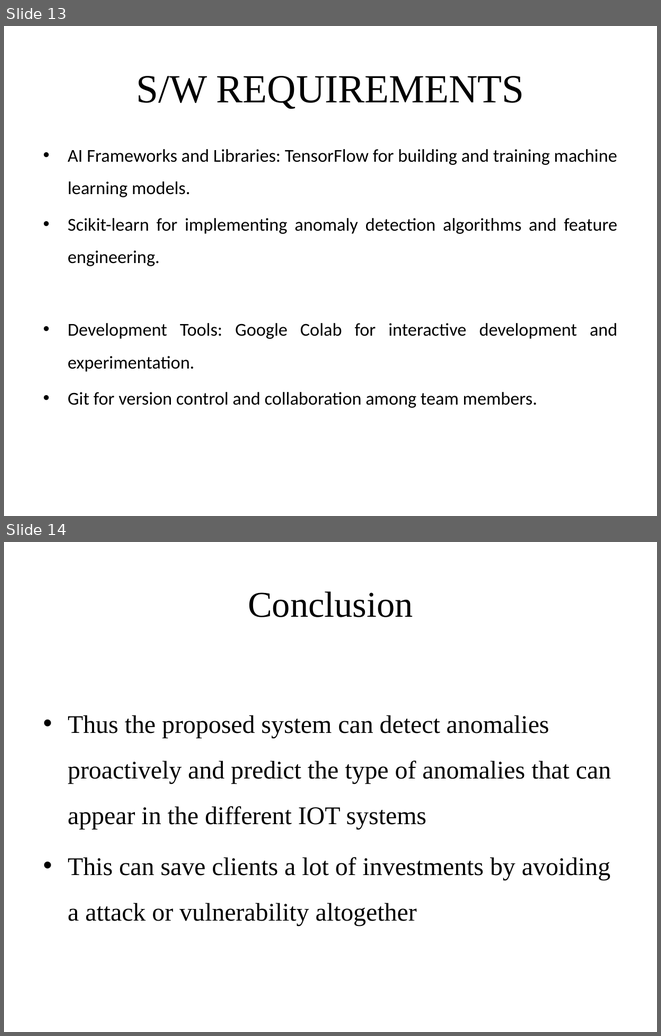
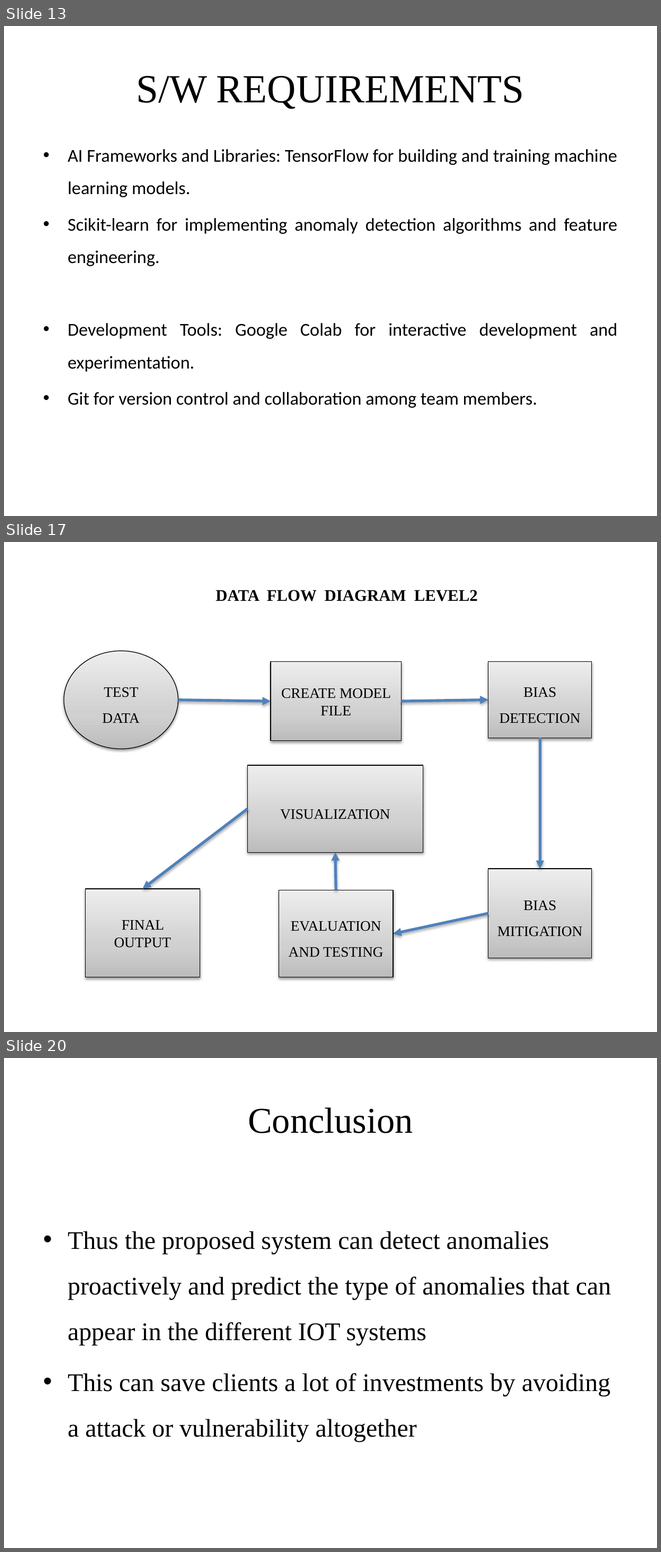
Before and after one commit to Renegadez518/IotSecurityProj, a slide deck: IOTProjreview ppt.pptx. Shown one above the other, each under a label of ours: slides 13 and 14 before the commit, slides 13, 17 and 20 after it; the slides between them are not shown. The pictures are 661x1036 and 661x1552 pixels, drawn with LibreOffice and Linux fonts; fonts in the diff are those of the drawing. Boxes give left, top, right and bottom in pixels: in the first picture for what was removed or moved away, otherwise in the second. Text is boxed around its words. In the diff, an @@ line names an element or a change of style, - is before the commit and + after.

```diff
--- a/IOTProjreview ppt.pptx
+++ b/IOTProjreview ppt.pptx
@@ slide 17 added at (4,542,657,1032), background #FFFFFF @@
@@ text added at (215,590,478,601), 18 pt, text #000000, bold @@
+DATA FLOW DIAGRAM LEVEL2
@@ ellipse added at (64,651,178,749), fill gradient #BDBDBD to #D1D1D1 to #EEEEEE, outline #000000 0.75 pt, 16 pt, text #000000 @@
+TEST DATA
@@ rectangle added at (271,661,401,741), fill gradient #BDBDBD to #D1D1D1 to #EEEEEE, outline #000000 0.75 pt, 16 pt, text #000000 @@
+CREATE MODEL FILE
@@ rectangle added at (488,661,592,738), fill gradient #BDBDBD to #D1D1D1 to #EEEEEE, outline #000000 0.75 pt, 16 pt, text #000000 @@
+BIAS DETECTION
@@ arrow added from (178, 700) to (271, 702), #4F81BD 3 pt @@
@@ arrow added from (401, 702) to (488, 700), #4F81BD 3 pt @@
@@ arrow added from (540, 738) to (540, 868), #4F81BD 3 pt @@
@@ rectangle added at (248,765,423,852), fill gradient #BDBDBD to #D1D1D1 to #EEEEEE, outline #000000 0.75 pt, 16 pt, text #000000 @@
+VISUALIZATION
@@ arrow added from (248, 809) to (142, 889), #4F81BD 3 pt @@
@@ arrow added from (336, 890) to (335, 852), #4F81BD 3 pt @@
@@ rectangle added at (488,868,592,958), fill gradient #BDBDBD to #D1D1D1 to #EEEEEE, outline #000000 0.75 pt, 16 pt, text #000000 @@
+BIAS MITIGATION
@@ rectangle added at (86,889,200,977), fill gradient #BDBDBD to #D1D1D1 to #EEEEEE, outline #000000 0.75 pt, 16 pt, text #000000 @@
+FINAL OUTPUT
@@ rectangle added at (279,890,393,977), fill gradient #BDBDBD to #D1D1D1 to #EEEEEE, outline #000000 0.75 pt, 16 pt, text #000000 @@
+EVALUATION AND TESTING
@@ arrow added from (488, 913) to (393, 934), #4F81BD 3 pt @@
@@ what was slide 14 is now slide 20 @@
```
Also in this commit, not shown: 6 other slides added, 1 slide removed.
